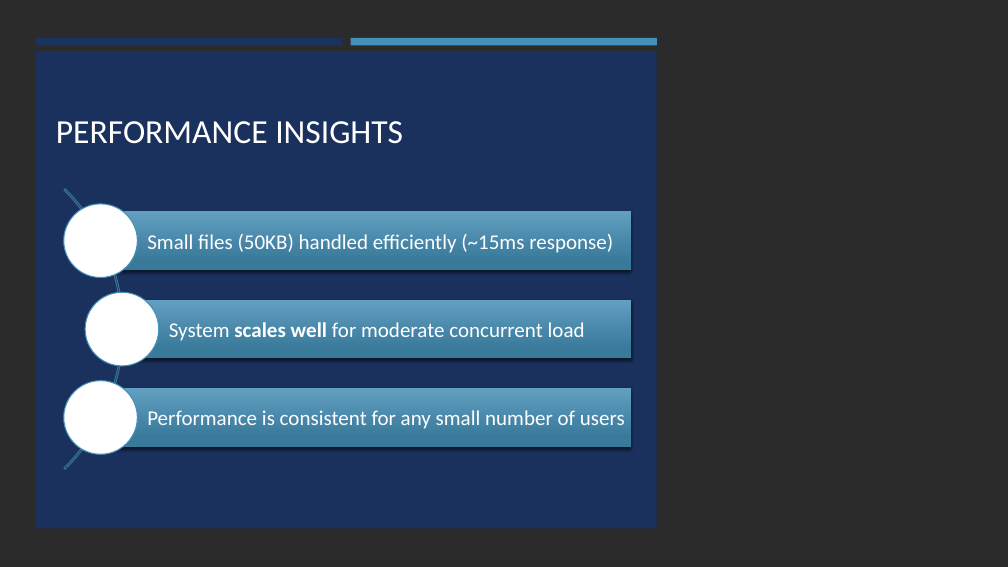
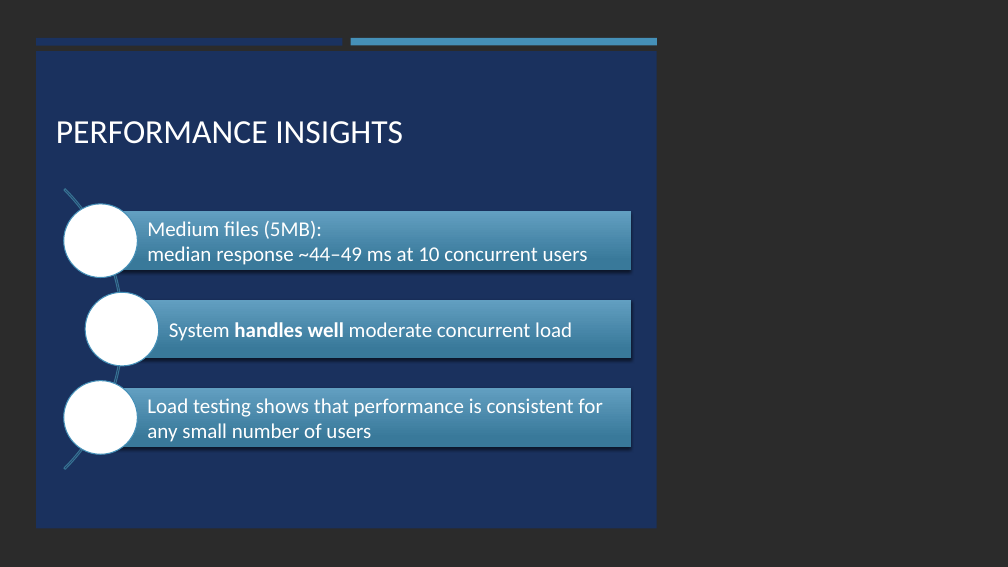
Before and after one commit to Omega97/CloudProject, a slide deck: slide 10 of report & slides/OCUSMAFAIT_presentation_Cloud.pptx. Drawn at 1008x567 pixels with LibreOffice and Linux fonts; fonts in the diff are those of the drawing; background and template pictures are left out; a plain dark background stands for a picture behind light text. Boxes give left, top, right and bottom in pixels: in the first picture for what was removed or moved away, otherwise in the second. Text is boxed around its words. In the diff, an @@ line names an element or a change of style, - is before the commit and + after.

Commit message:
presentation update

```diff
--- a/report & slides/OCUSMAFAIT_presentation_Cloud.pptx
+++ b/report & slides/OCUSMAFAIT_presentation_Cloud.pptx
@@ text at [147, 221, 588, 265]: text changed @@
-Small files (50KB) handled efficiently (~15ms response)
+Medium files (5MB):
+median response ~44–49 ms at 10 concurrent users
@@ text at [169, 322, 572, 341]: text changed @@
-System scales well for moderate concurrent load
+System handles well moderate concurrent load
@@ text at [147, 398, 602, 442]: text changed @@
-Performance is consistent for any small number of users
+Load testing shows that performance is consistent for any small number of users
```
Also in this commit, not shown: 5 other slides changed, 1 other file.
